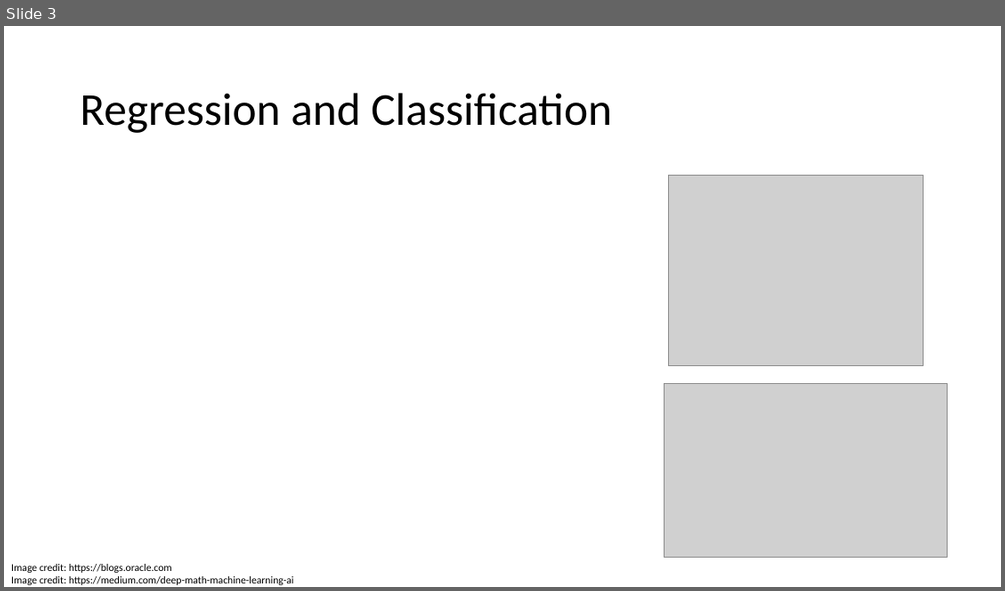
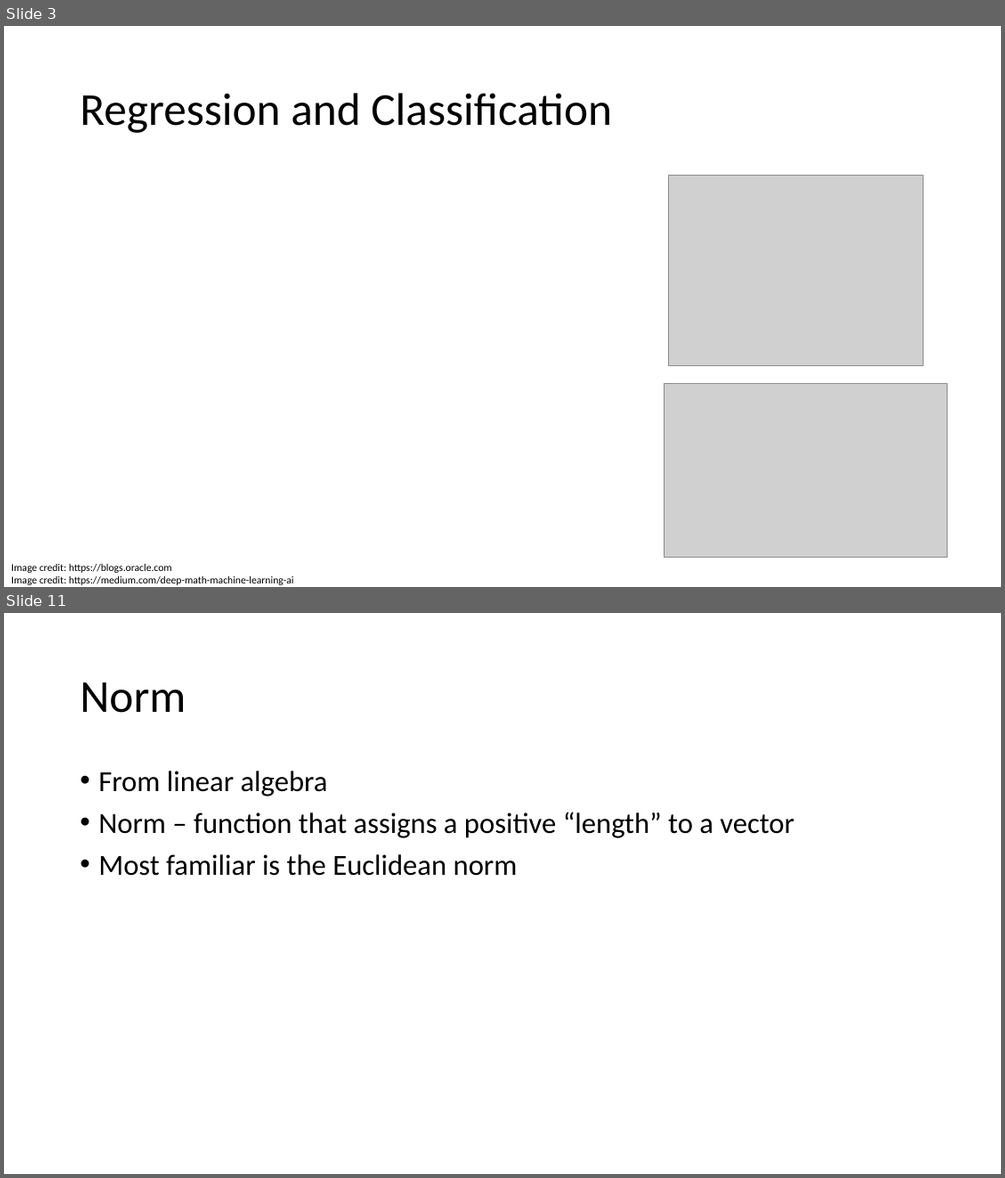
Before and after one commit to fborrasumh/intro, a slide deck: 3 - Model selection/Model selection.pptx. Shown one above the other, each under a label of ours: slide 3 before the commit, slides 3 and 11 after it; the slides between them are not shown. The pictures are 1005x591 and 1005x1178 pixels, drawn with LibreOffice and Linux fonts; fonts in the diff are those of the drawing; grey boxes stand for pictures. Boxes give left, top, right and bottom in pixels: in the first picture for what was removed or moved away, otherwise in the second. Text is boxed around its words. In the diff, an @@ line names an element or a change of style, - is before the commit and + after.

```diff
--- a/3 - Model selection/Model selection.pptx
+++ b/3 - Model selection/Model selection.pptx
@@ slide 11 added at box(4, 613, 1001, 1174), background #FFFFFF @@
@@ title added at box(80, 682, 186, 713), 44 pt, text #000000 @@
+Norm
@@ text added at box(98, 771, 794, 876), 28 pt, text #000000 @@
+• From linear algebra
+• Norm – function that assigns a positive “length” to a vector
+• Most familiar is the Euclidean norm
```
Also in this commit, not shown: 1 slide changed, 17 other slides added, 8 slides removed.
